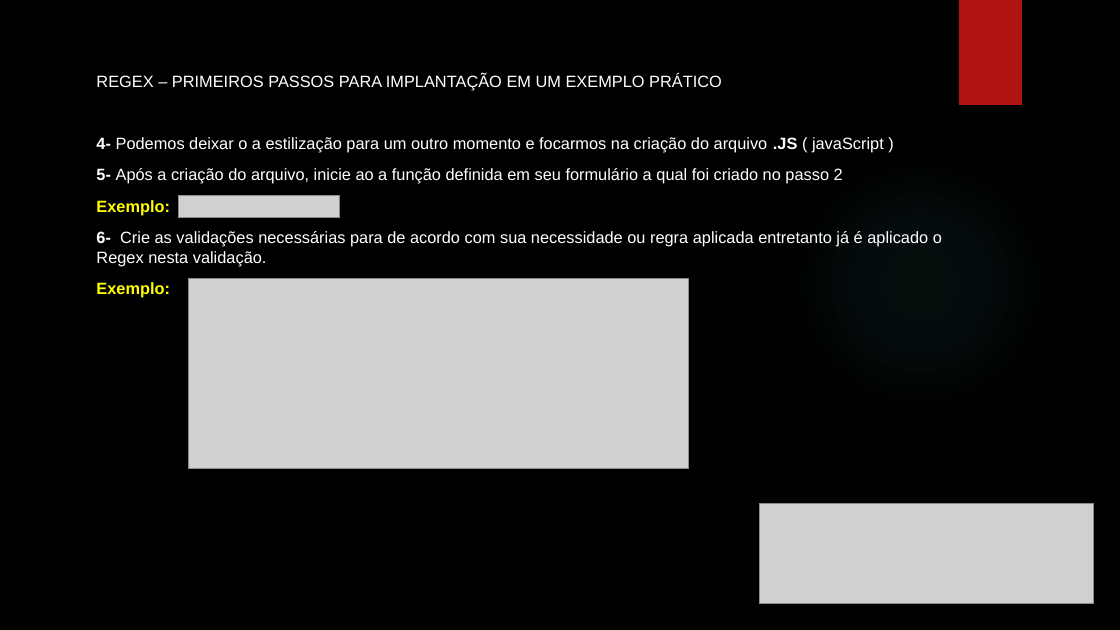
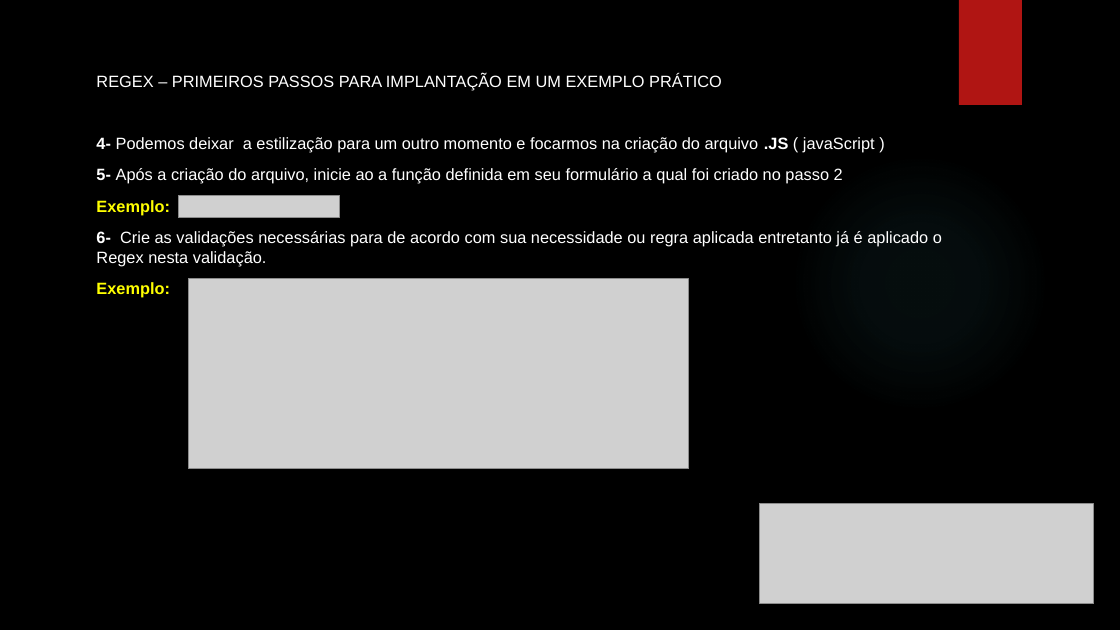
Before and after one commit to PedroHenriQdSouza/Trabalho-em-equipe-Regex, a slide deck: slide 6 of Regex.pptx. Drawn at 1120x630 pixels with LibreOffice and Linux fonts; fonts in the diff are those of the drawing; grey boxes stand for pictures; background and template pictures are left out. Boxes give left, top, right and bottom in pixels: in the first picture for what was removed or moved away, otherwise in the second. Text is boxed around its words. In the diff, an @@ line names an element or a change of style, - is before the commit and + after.

```diff
--- a/Regex.pptx
+++ b/Regex.pptx
@@ text at box(96, 137, 875, 153): text changed @@
-4- Podemos deixar o a estilização para um outro momento e focarmos na criação do arquivo .JS ( javaScript )
+4- Podemos deixar a estilização para um outro momento e focarmos na criação do arquivo .JS ( javaScript )
```
Also in this commit, not shown: 2 other slides changed.
